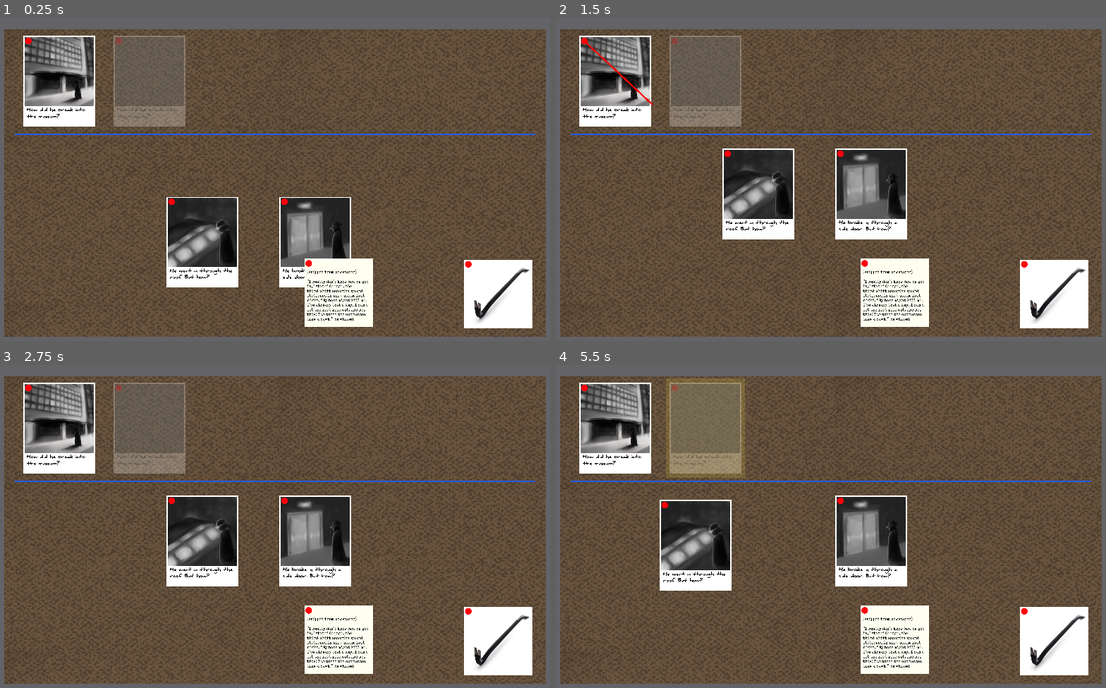
Above: before the commit, frames 1-4 (two rows, left to right).
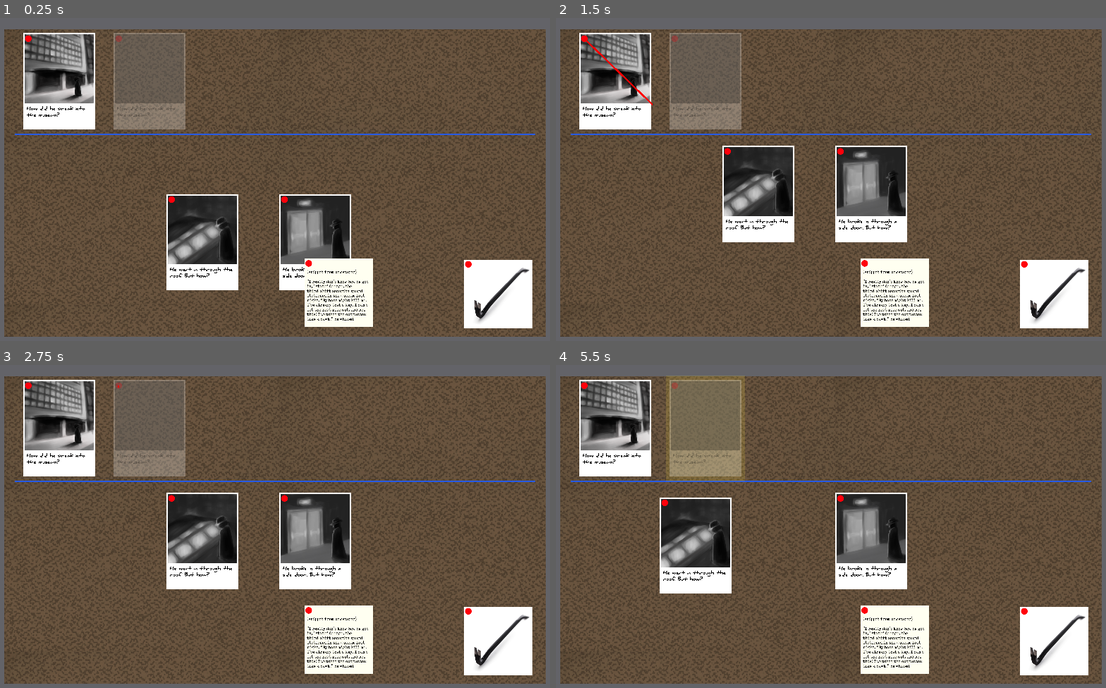
Above: after the commit, the same moments.

Repository: IanWark/VGADGameJamWinter2019
Game: Godot game, scene res://scenes/game_screen.tscn
Same seed, same stepped clock (60 frames per second), same inputs: the game is played once before the commit and once after it.
Inputs (mouse positions are in pixels of both pictures, inside the frame that each line leads up to):
- Up to frame 1 (0.25 s): no input
- Up to frame 2 (1.5 s): drag from (583, 40) to (704, 82) at 0.52 s; tap Enter at 1.25 s; drag from (616, 82) to (726, 153) at 1.27 s
- Up to frame 3 (2.75 s): tap Space at 2 s; move the mouse to (121, 387) at 2.02 s; press the mouse at (121, 387) at 2.03 s
- Up to frame 4 (5.5 s): release the mouse at (677, 387) at 2.75 s; tap Enter at 2.75 s; drag from (704, 429) to (726, 500) at 2.77 s; tap Space at 3.5 s; drag from (726, 500) to (677, 387) at 3.52 s; drag from (699, 545) to (677, 387) at 4.27 s; move the mouse to (842, 500) at 5.02 s; press the mouse at (842, 500) at 5.03 s

The runs differ from the first frame. In frame 1, 3.6% of the frame differs, in the area x 4-64%, y 4-85%; in frame 2, 3.9%; in frame 3, 3.9%; in frame 4, 4.1%, in the area x 4-64%, y 3-71%.

Commit message:
enlarge event text

Diff:
--- a/scenes/events/event.tscn
+++ b/scenes/events/event.tscn
@@ -18,7 +18,7 @@
 [sub_resource type="RectangleShape2D" id=2]
 
 custom_solver_bias = 0.0
-extents = Vector2( 260, 340 )
+extents = Vector2( 260, 350 )
 
 [sub_resource type="Animation" id=3]
 
@@ -75,7 +75,7 @@
 "values": [ Color( 1, 1, 1, 0.501961 ), Color( 1, 1, 1, 1 ) ]
 }
 
-[node name="event" type="Sprite" index="0"]
+[node name="event" type="Sprite"]
 
 scale = Vector2( 0.25, 0.25 )
 texture = ExtResource( 1 )
@@ -89,20 +89,20 @@
 
 [node name="Image" type="Sprite" parent="background" index="0"]
 
-position = Vector2( 0, -70 )
+position = Vector2( 0, -90 )
 texture = ExtResource( 4 )
 _sections_unfolded = [ "Transform" ]
 
 [node name="Label" type="RichTextLabel" parent="background" index="1"]
 
 anchor_left = 0.0
-anchor_top = 1.0
+anchor_top = 0.0
 anchor_right = 1.0
 anchor_bottom = 1.0
 margin_left = -235.0
-margin_top = -471.0
-margin_right = -270.0
-margin_bottom = -334.0
+margin_top = 180.0
+margin_right = -280.0
+margin_bottom = -360.0
 rect_pivot_offset = Vector2( 0, 0 )
 rect_clip_content = true
 mouse_filter = 0
@@ -117,16 +117,16 @@
 percent_visible = 1.0
 meta_underlined = true
 tab_size = 4
-text = "How did he break into the museum??"
+text = "How did he break into the museum?"
 scroll_active = false
 scroll_following = true
 selection_enabled = false
 override_selected_font_color = false
-_sections_unfolded = [ "Margin", "custom_colors", "custom_fonts" ]
+_sections_unfolded = [ "Anchor", "Margin", "custom_colors", "custom_fonts" ]
 
 [node name="pin" parent="background" index="2" instance=ExtResource( 6 )]
 
-position = Vector2( -223, -293 )
+position = Vector2( -223, -310 )
 _sections_unfolded = [ "Transform", "Z Index" ]
 
 [node name="Area2D" type="Area2D" parent="." index="1"]
Binary file changed: art/event_background.png
Binary file changed: art/event_shape.png
